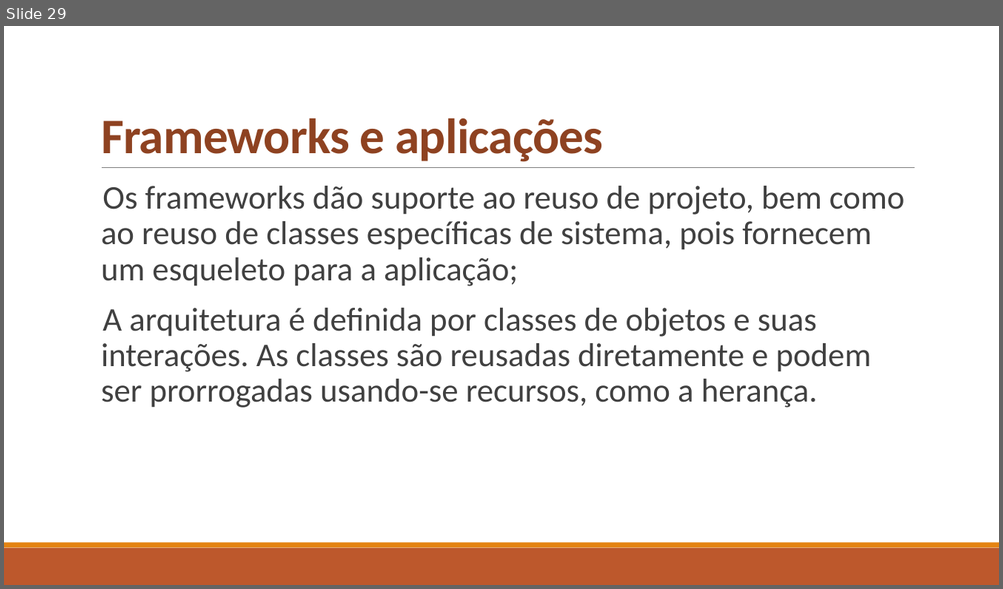
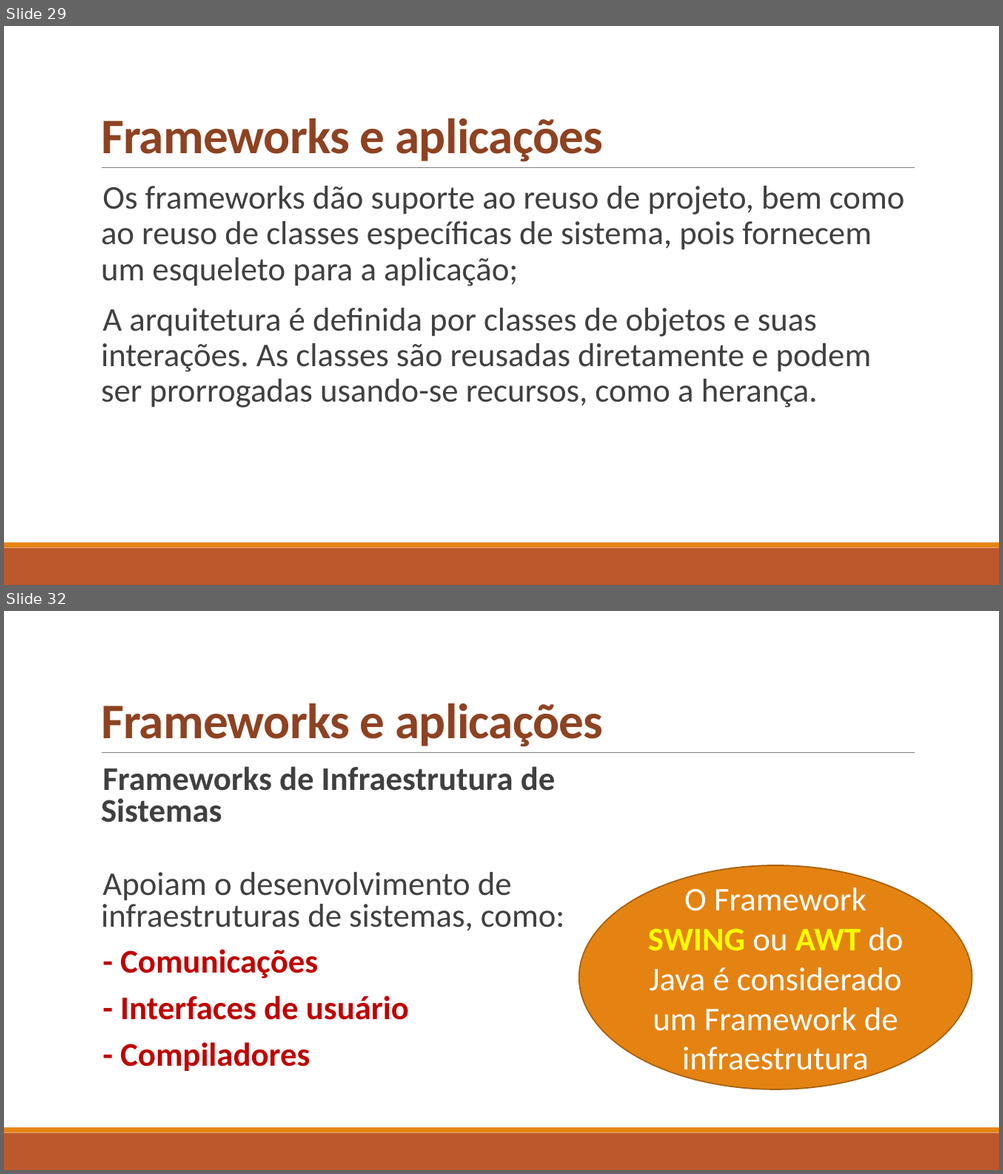
Before and after one commit to celsofurtado/reuso, a slide deck: Reuso de Software e Componentes.pptx. Shown one above the other, each under a label of ours: slide 29 before the commit, slides 29 and 32 after it; the slides between them are not shown. The pictures are 1003x589 and 1003x1174 pixels, drawn with LibreOffice and Linux fonts; fonts in the diff are those of the drawing. Boxes give left, top, right and bottom in pixels: in the first picture for what was removed or moved away, otherwise in the second. Text is boxed around its words. In the diff, an @@ line names an element or a change of style, - is before the commit and + after.

```diff
--- a/Reuso de Software e Componentes.pptx
+++ b/Reuso de Software e Componentes.pptx
@@ slide 32 added at [4,611,999,1170], background #FFFFFF; not listed: 3 template elements that a slide beside it also shows @@
@@ title added at [101,703,603,747], 48 pt, text #8E4221, bold @@
+Frameworks e aplicações
@@ text added at [101,766,565,1071], 32 pt, text #404040, bold @@
+  Frameworks de Infraestrutura de Sistemas
+  Apoiam o desenvolvimento de infraestruturas de sistemas, como:
+  - Comunicações
+  - Interfaces de usuário
+  - Compiladores
@@ ellipse added at [579,866,973,1090], fill #E48312, outline #A9610D 1.25 pt, 32 pt, text #FFFFFF @@
+O Framework SWING ou AWT do Java é considerado um Framework de infraestrutura
```
Also in this commit, not shown: 62 other slides added.
